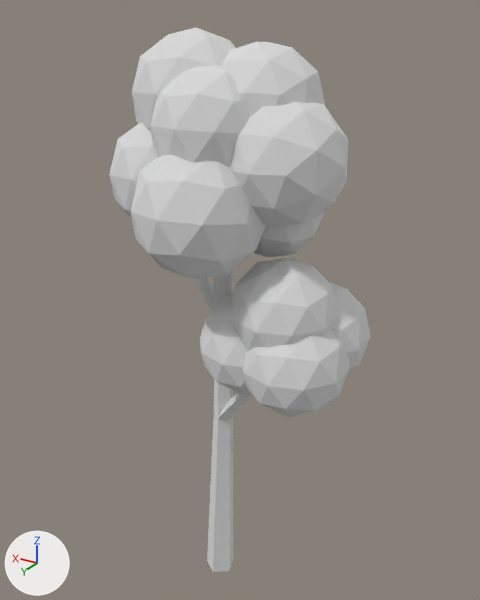
Renders of the glTF model public/models/tree.glb from each side of a commit.
Before and after are seen from a camera (50 mm lens) standing at (-4.23, 6.45, 7.65) and looking at (-0.27, -0.15, 4.35). Every picture has the same lights, and +X, +Y and +Z are marked at lower left. Where no turn or scale is listed for an object, it has been applied to the vertices.

The scene before the commit, as lines of its bpy script (objects in view):
```python
me_tree = bpy.data.meshes.new('tree')
me_tree.from_pydata(...)  # 735 vertices, 1383 faces; spans x -1.89..1.13, y -1.2..1.36, z 0.0..7.52
me_tree.materials.append(mat_lowpoly_colors)  # white #e7e7e7
ob_tree = bpy.data.objects.new('tree', me_tree)
ob_tree.location = (0.0, 0.0, 0.0)
```
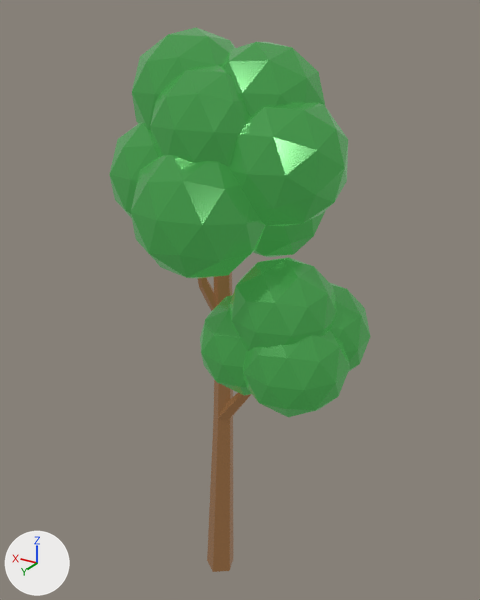
What differs and where, as boxes [x1, y1, x2, y2] in the pictures (480 x 600 px):
'tree', recoloured (grey to green)
    both: [109, 27, 370, 572]

The change in detail:
Picture 'base' (img_base) is new.
Material 'LOWPOLY-COLORS.001' (mat_lowpoly_colors_001) is new.
Uses the picture img_base.
me_tree has 735 vertices, 1383 faces and spans x -1.89..1.13, y -1.2..1.36, z 0.0..7.52.
me_tree no longer uses material mat_lowpoly_colors (white #e7e7e7).
me_tree now uses material mat_lowpoly_colors_001.
